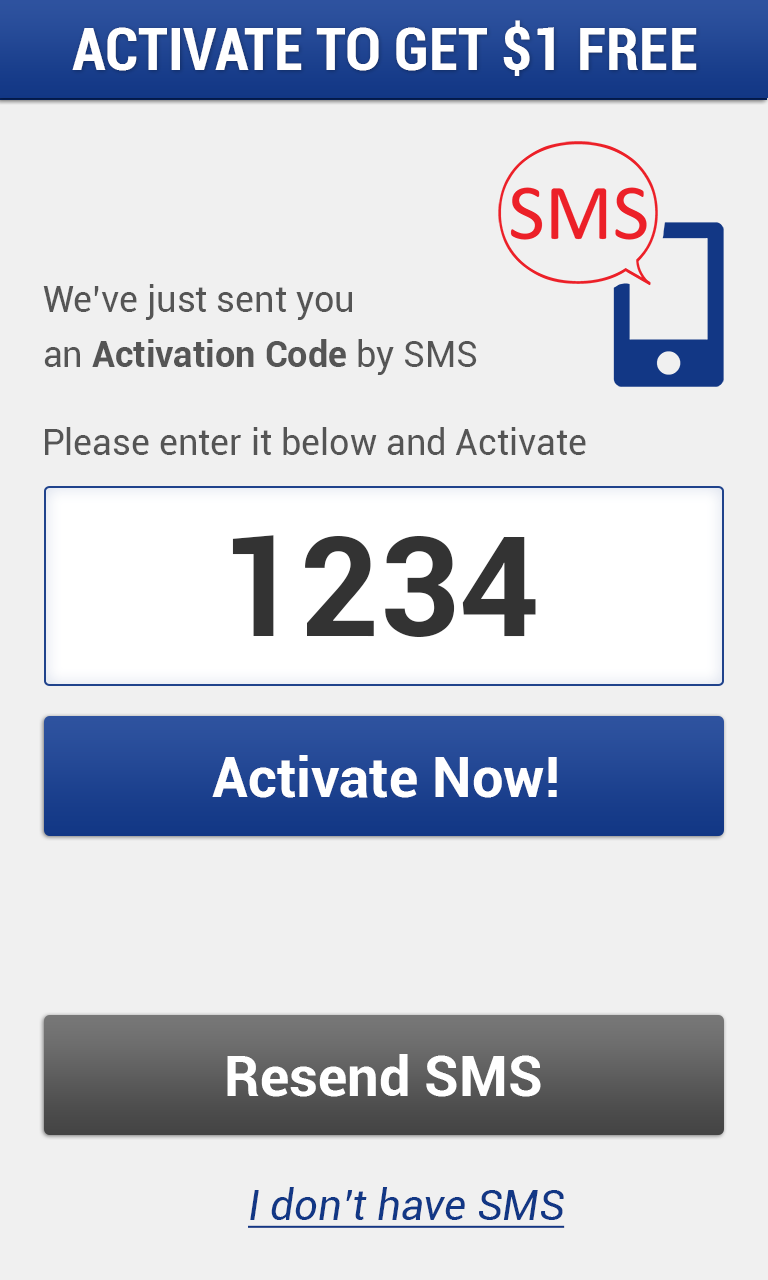
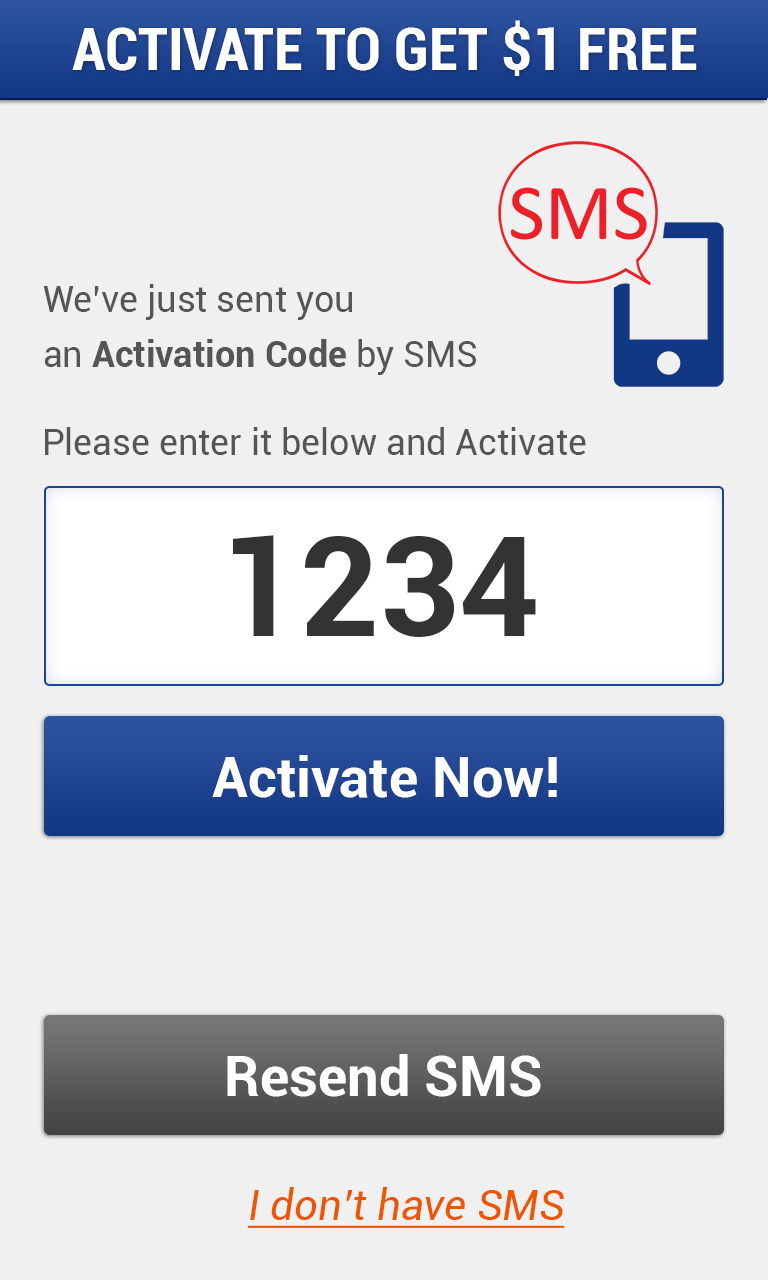
Revision of a layered w=768, h=1280 image; what changed, layer by layer:
painted on "I don’t have SMS" over box(248, 1187, 565, 1228)
